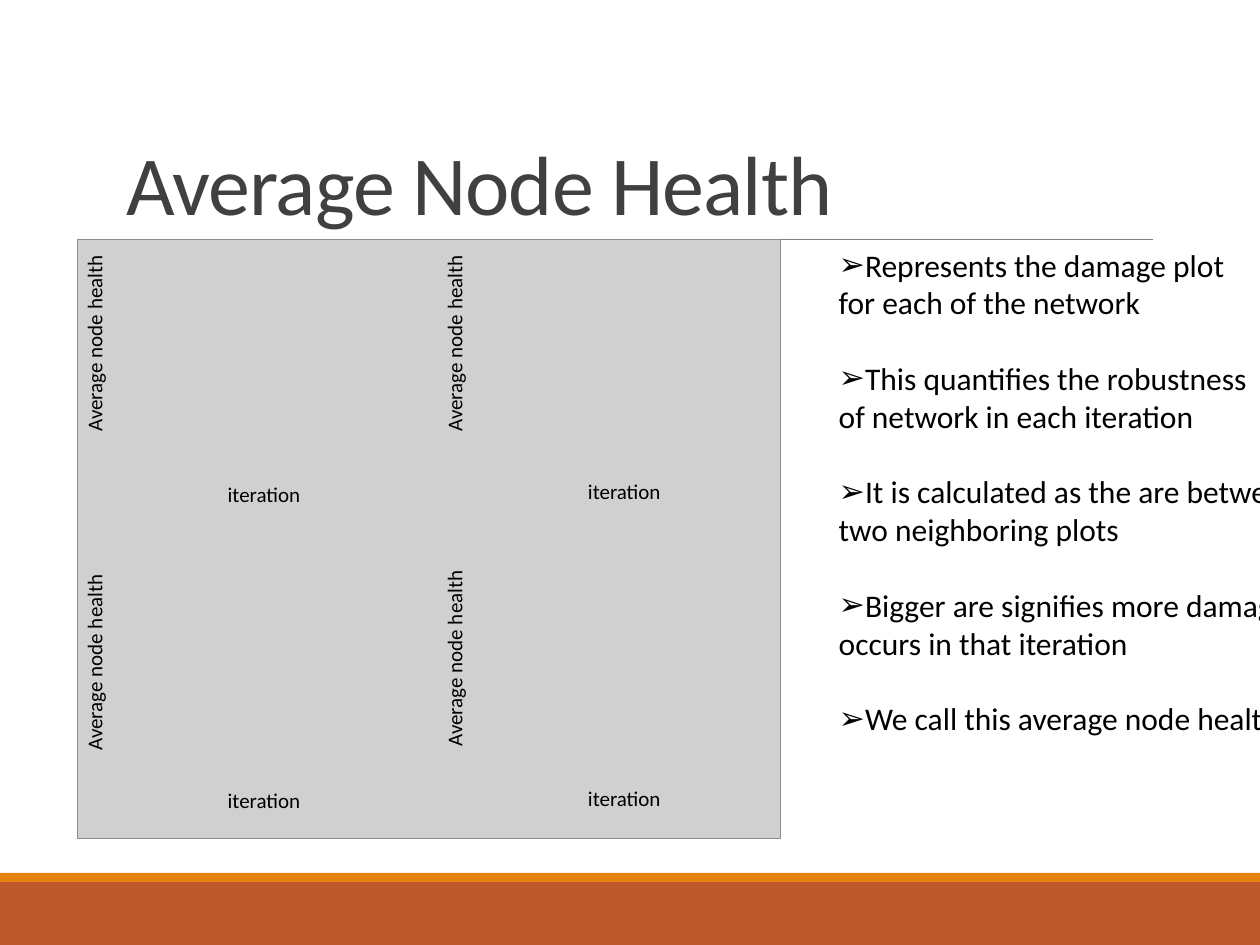
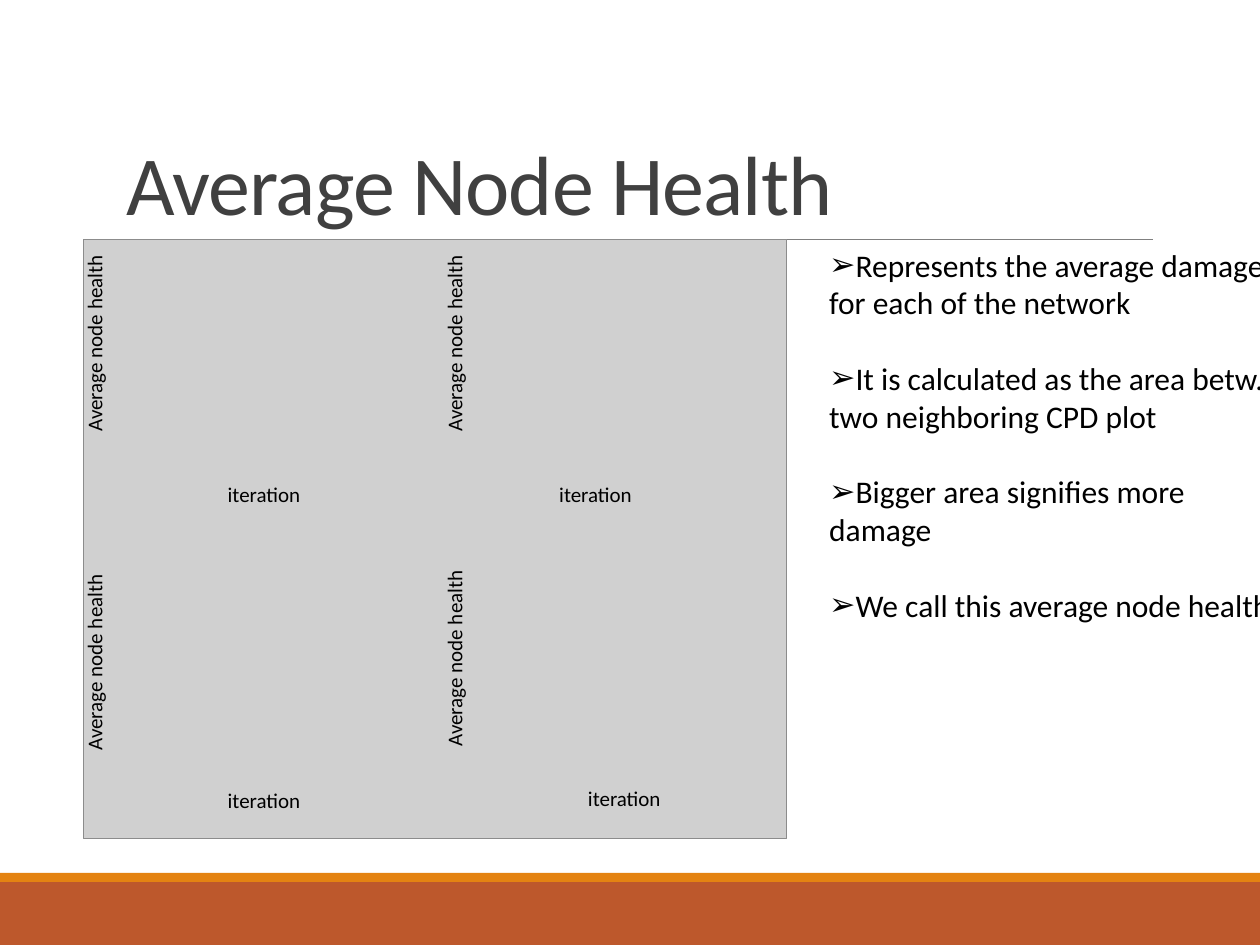
Before and after one commit to ParthaEth/Epidemics_Spreading_With_Cascade_Network, a slide deck: slide 11 of presentation/disease_spreading_presentation.pptx. Drawn at 1260x945 pixels with LibreOffice and Linux fonts; fonts in the diff are those of the drawing; grey boxes stand for pictures. Boxes give left, top, right and bottom in pixels: in the first picture for what was removed or moved away, otherwise in the second. Text is boxed around its words. In the diff, an @@ line names an element or a change of style, - is before the commit and + after.

```diff
--- a/presentation/disease_spreading_presentation.pptx
+++ b/presentation/disease_spreading_presentation.pptx
@@ picture: place and size @@
-picture at [77, 239, 780, 839]
+picture at [83, 239, 786, 839]
@@ text "Represents the average damage for ...": place and size @@
-text "Represents the average damage for ..." at [839, 255, 1246, 736]
+text "Represents the average damage for ..." at [829, 255, 1260, 623]
@@ text at [829, 255, 1260, 547]: text changed @@
-➢ Represents the damage plot
-  for each of the network
-➢ This quantifies the robustness
-  of network in each iteration
-➢ It is calculated as the are between
-  two neighboring plots
-➢ Bigger are signifies more damage
-  occurs in that iteration
+➢ Represents the average damage
+  for each of the network
+➢ It is calculated as the area betw.
+  two neighboring CPD plot
+➢ Bigger area signifies more
+  damage
@@ text "iteration": place and size @@
-text "iteration" at [588, 484, 661, 499]
+text "iteration" at [559, 487, 632, 502]
```
Also in this commit, not shown: 4 other slides changed.
